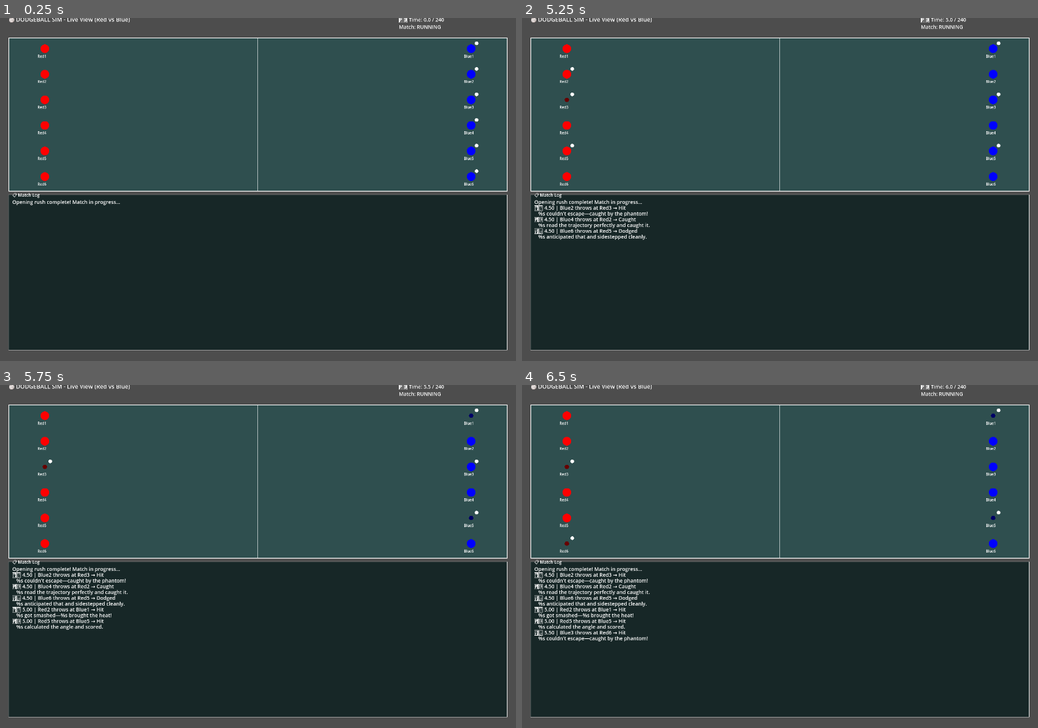
Above: before the commit, frames 1-4 (two rows, left to right).
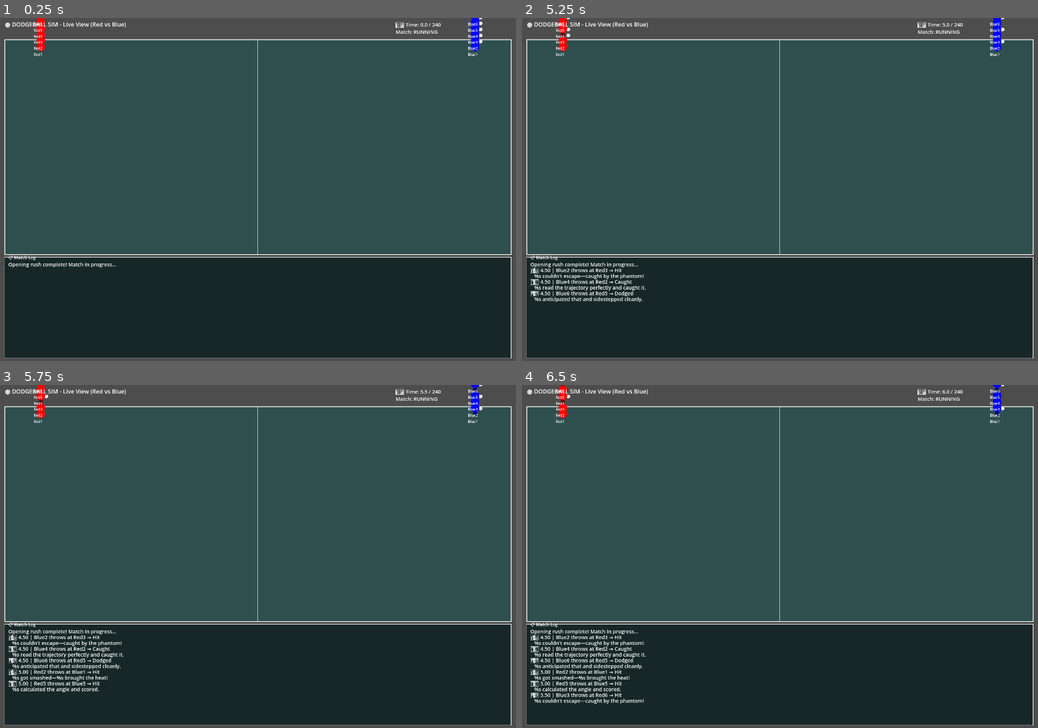
Above: after the commit, the same moments.

Repository: Klutzleo/dodgeball-sim
Game: Godot game, scene res://Main.tscn
The game is run twice, just before and just after one commit, with the same random seed, the same clock (stepped at 60 frames per second) and the same inputs.
Inputs (mouse positions are in pixels of both pictures, inside the frame that each line leads up to):
- Up to frame 1 (0.25 s): no input
- Up to frame 2 (5.25 s): tap Enter at 0.5, 3.5 s; move the mouse to (893, 172) at 0.52 s; click (893, 172) at 0.67 s; move the mouse to (676, 206) at 1.27 s; click (676, 206) at 1.42 s; tap Space at 2, 5 s; move the mouse to (831, 114) at 2.02 s; click (831, 114) at 2.17 s; move the mouse to (754, 258) at 2.77 s; click (754, 258) at 2.92 s; move the mouse to (934, 240) at 3.52 s; click (934, 240) at 3.67 s; move the mouse to (625, 138) at 4.27 s; click (625, 138) at 4.42 s; move the mouse to (805, 189) at 5.02 s; click (805, 189) at 5.17 s
- Up to frame 3 (5.75 s): no input
- Up to frame 4 (6.5 s): move the mouse to (702, 470) at 5.77 s; click (702, 470) at 5.92 s

The runs differ from the first frame. In frame 1, 25% of the frame differs, in the area x 0-100%, y 0-100%; in frame 2, 26%; in frame 3, 26%; in frame 4, 26%.

Commit message:
Fixed some

Diff:
--- a/project.godot
+++ b/project.godot
@@ -15,8 +15,11 @@
 config/features=PackedStringArray("4.5", "Forward Plus")
 config/icon="res://icon.svg"
 
-[window]
+[display]
 
 window/size/viewport_width=1450
 window/size/viewport_height=950
 window/size/resizable=true
+# Ensure editor Play window uses these sizes
+window/size/test_width=1450
+window/size/test_height=950
--- a/scripts/GameUI.gd
+++ b/scripts/GameUI.gd
@@ -5,11 +5,12 @@
 var players: Array = []
 var screen_width: float = 1450
 var screen_height: float = 950
-var court_margin: float = 35
+var court_margin: float = 24
+var court_inner_pad: float = 20
 var court_left: float = court_margin
 var court_right: float = screen_width - court_margin
-var court_top: float = 55  # Leave room for title
-var court_bottom: float = 480  # Leave room for console
+var court_top: float = 60  # Leave room for title
+var court_bottom: float = 0  # Computed in _ready
 
 var ui_font: Font
 var ui_font_size: int = 14
@@ -46,7 +47,18 @@
 	# Initialize players
 	initialize_teams()
 
-	# Set custom window size for visibility
+	# Read actual viewport and compute court + console bounds
+	var vp_size: Vector2i = get_viewport().get_visible_rect().size
+	screen_width = float(vp_size.x)
+	screen_height = float(vp_size.y)
+	court_left = court_margin
+	court_right = screen_width - court_margin
+	# Target console height ~ 30% of screen
+	var console_target: float = max(260.0, screen_height * 0.30)
+	court_top = 60.0
+	court_bottom = max(court_top + 220.0, screen_height - console_target - 10.0)
+
+	# Ensure window size matches
 	get_window().size = Vector2i(int(screen_width), int(screen_height))
 
 	# Auto-start match after scene loads
@@ -95,12 +107,12 @@
 	# Calculate static court positions (Red left, Blue right)
 	var red_x = court_left + 100
 	var blue_x = court_right - 100
-	var y_spacing = (court_bottom - court_top) / 6.0
-
-	for i in range(6):
-		player_positions[red_team[i].name] = Vector2(red_x, court_top + 30 + i * y_spacing)
-	for i in range(6):
-		player_positions[blue_team[i].name] = Vector2(blue_x, court_top + 30 + i * y_spacing)
+	var y_spacing = (court_bottom - court_top - 2.0 * court_inner_pad) / 6.0
+
+	for i in range(6):
+		player_positions[red_team[i].name] = Vector2(red_x, court_top + court_inner_pad + i * y_spacing)
+	for i in range(6):
+		player_positions[blue_team[i].name] = Vector2(blue_x, court_top + court_inner_pad + i * y_spacing)
 
 func start_match():
 	var mode_str = "DEV (2-min halves)" if dev_mode else "OFFICIAL (6-min halves)"
@@ -156,16 +168,16 @@
 		var label = p.name.substr(0, 5)
 		draw_string(ui_font, pos + Vector2(-20, 25), label, HORIZONTAL_ALIGNMENT_CENTER, -1, 10)
 
-	# Console output at bottom
-	var console_height = screen_height - court_bottom - 40
+	# Console output at bottom (fill remaining space)
 	var console_x = court_left
-	var console_y_top = court_bottom + 10
-	var console_content_width = court_right - court_left - 20
-	var console_content_height = console_height - 35
+	var console_y_top = court_bottom + 8
+	var console_width = court_right - court_left
+	var console_height = max(280.0, screen_height - console_y_top - court_margin)
+	var console_content_height = console_height - 35.0
 
 	# Background
-	draw_rect(Rect2(console_x, console_y_top, court_right - court_left, console_height), Color.BLACK.lerp(Color.DARK_SLATE_GRAY, 0.5))
-	draw_rect(Rect2(console_x, console_y_top, court_right - court_left, console_height), Color.WHITE, false, 1.0)
+	draw_rect(Rect2(console_x, console_y_top, console_width, console_height), Color.BLACK.lerp(Color.DARK_SLATE_GRAY, 0.5))
+	draw_rect(Rect2(console_x, console_y_top, console_width, console_height), Color.WHITE, false, 1.0)
 
 	# Title
 	draw_string(ui_font, Vector2(console_x + 10, console_y_top + 5), "📋 Match Log", HORIZONTAL_ALIGNMENT_LEFT, -1, 12)
@@ -194,7 +206,7 @@
 
 	# Draw scrollbar
 	if total_lines_height > console_content_height:
-		var scrollbar_x = court_right - 12
+		var scrollbar_x = console_x + console_width - 12
 		var scrollbar_width = 8.0
 		var scrollbar_height = console_content_height - 2
 		var scroll_thumb_height = max(20.0, (console_content_height * console_content_height) / total_lines_height)
@@ -206,13 +218,13 @@
 		draw_rect(Rect2(scrollbar_x, console_y_top + 25 + scroll_thumb_pos, scrollbar_width, scroll_thumb_height), Color.LIGHT_GRAY)
 
 	# Title & instructions
-	draw_string(ui_font, Vector2(court_left, 10), "🏐 DODGEBALL SIM - Live View (Red vs Blue)", HORIZONTAL_ALIGNMENT_LEFT, -1, 16)
+	draw_string(ui_font, Vector2(court_left, 24), "🏐 DODGEBALL SIM - Live View (Red vs Blue)", HORIZONTAL_ALIGNMENT_LEFT, -1, 16)
 
 	# Timer display
 	var time_str = "⏱️ Time: %.1f / %.0f" % [match_time, max_match_time]
 	var status_str = "Match: %s" % ("RUNNING" if match_running else "ENDED")
-	draw_string(ui_font, Vector2(court_right - 300, 10), time_str, HORIZONTAL_ALIGNMENT_LEFT, -1, 14)
-	draw_string(ui_font, Vector2(court_right - 300, 30), status_str, HORIZONTAL_ALIGNMENT_LEFT, -1, 14)
+	draw_string(ui_font, Vector2(court_right - 320, 24), time_str, HORIZONTAL_ALIGNMENT_LEFT, -1, 14)
+	draw_string(ui_font, Vector2(court_right - 320, 44), status_str, HORIZONTAL_ALIGNMENT_LEFT, -1, 14)
 
 func _process(delta):
 	# Track scroll idle time - auto-scroll to bottom after 3 seconds of inactivity
